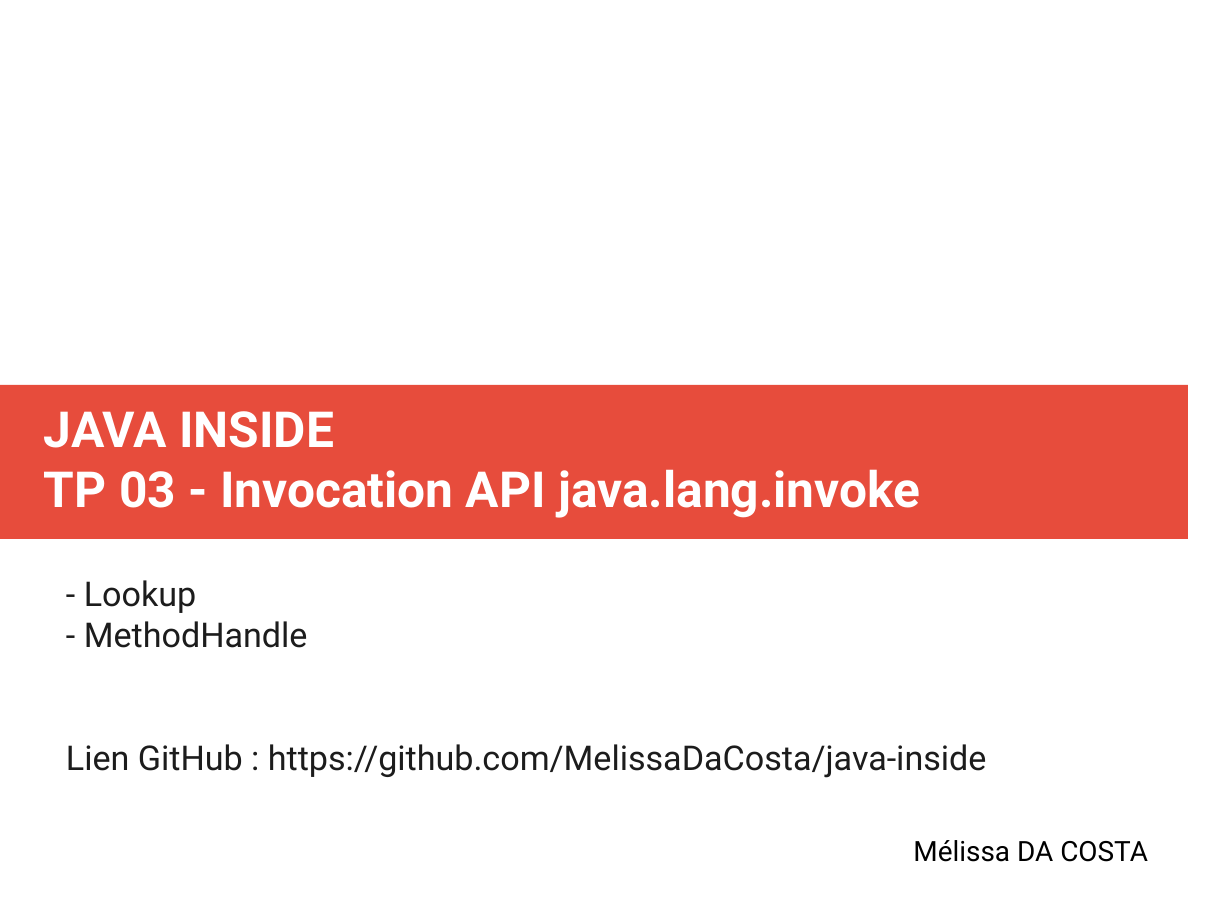
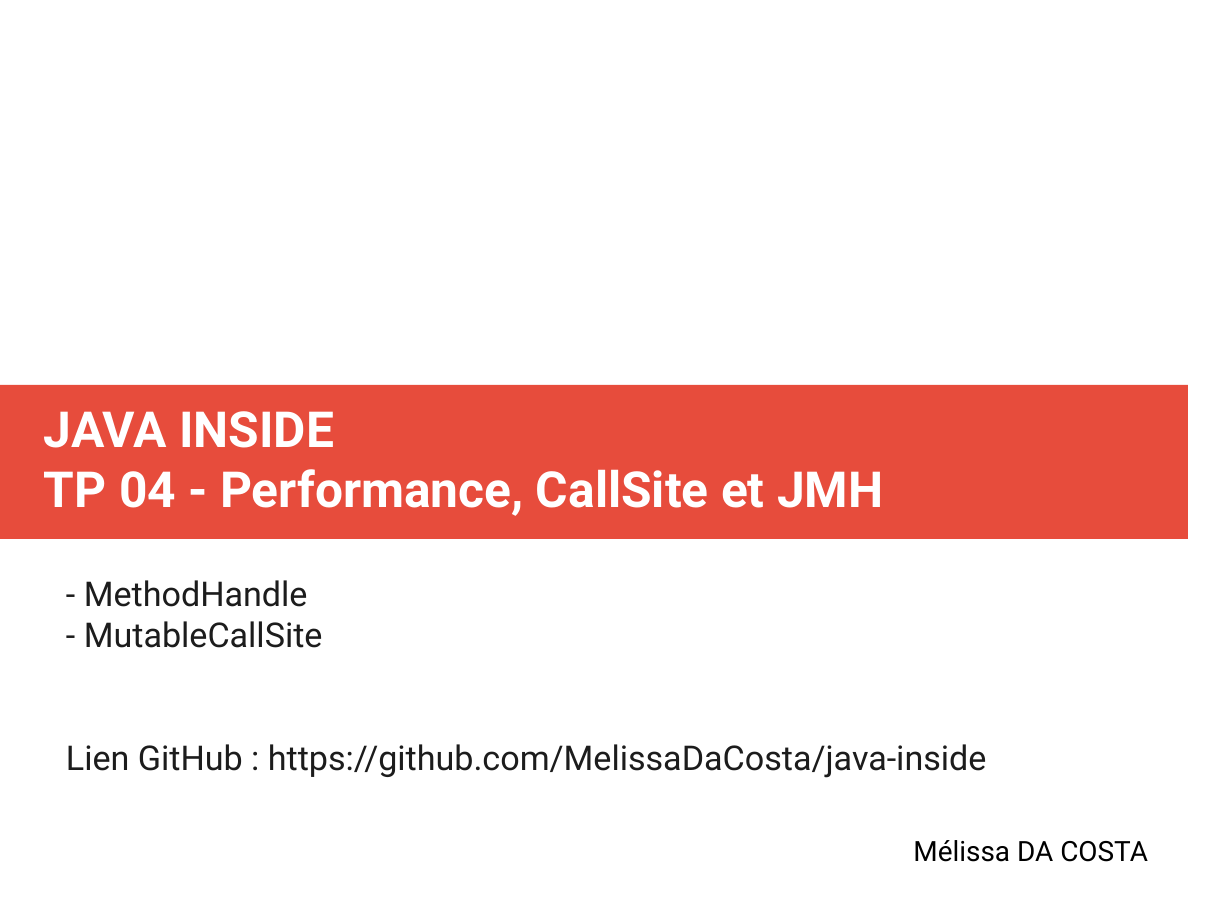
Before and after one commit to MelissaDaCosta/java-inside, a slide deck: slide 1 of lab4/Mélissa_DA_COSTA_slides_TP04.odp. Drawn at 1232x924 pixels with LibreOffice and Linux fonts; fonts in the diff are those of the drawing. Boxes give left, top, right and bottom in pixels: in the first picture for what was removed or moved away, otherwise in the second. Text is boxed around its words. In the diff, an @@ line names an element or a change of style, - is before the commit and + after.

Commit message:
slide lab4

```diff
--- a/lab4/Mélissa_DA_COSTA_slides_TP04.odp
+++ b/lab4/Mélissa_DA_COSTA_slides_TP04.odp
@@ title at box(44, 411, 883, 516): text changed @@
-JAVA INSIDE
-TP 03 - Invocation API java.lang.invoke
+JAVA INSIDE
+TP 04 - Performance, CallSite et JMH
@@ subtitle at box(84, 580, 196, 613): paragraph removed @@
-- Lookup
@@ subtitle at box(84, 621, 323, 648): paragraph added @@
+- MutableCallSite
```
Also in this commit, not shown: 6 slides added, 7 slides removed, 1 other file.
